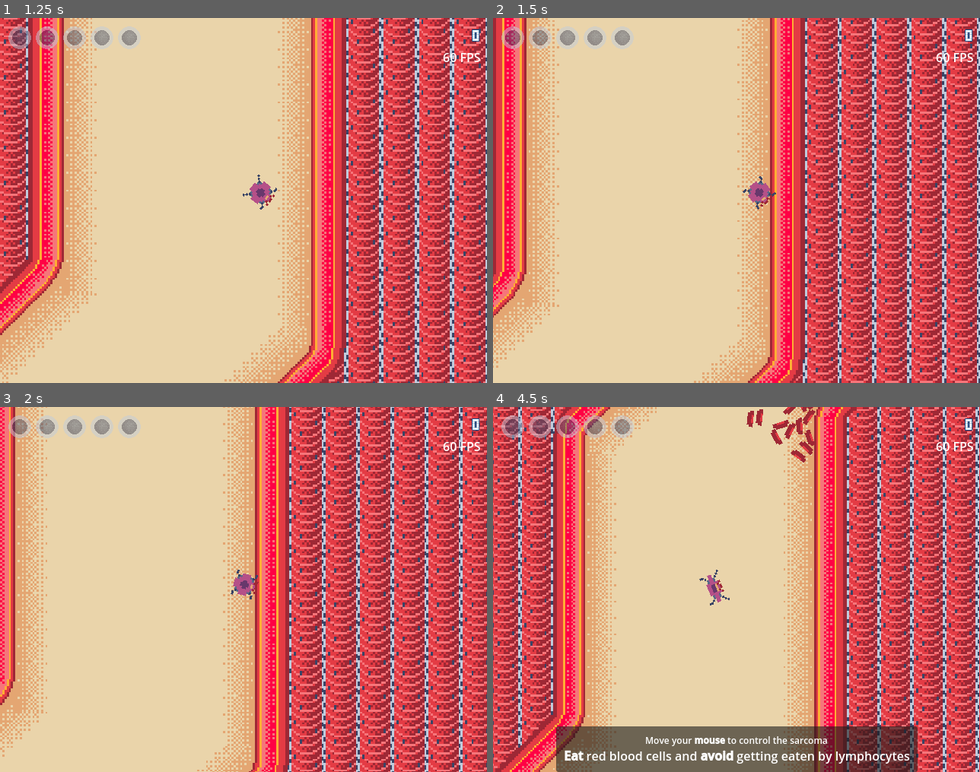
Above: before the commit, frames 1-4 (two rows, left to right).
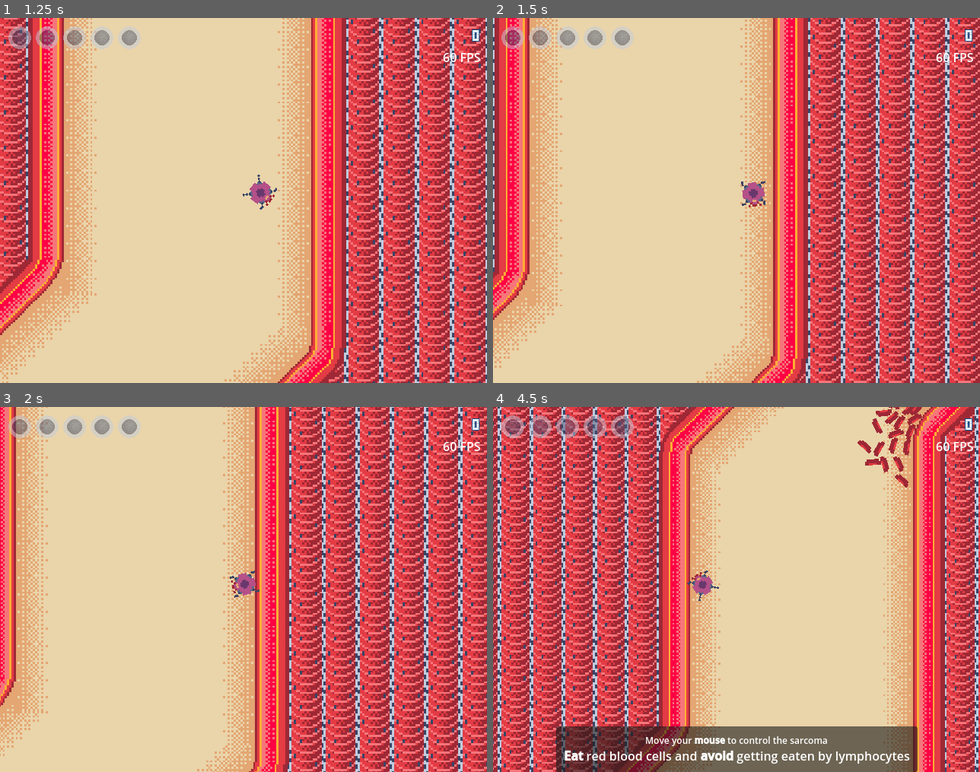
Above: after the commit, the same moments.

Repository: BertrandBordage/Bloody-Sarcoma
Game: Godot game, scene res://level_0.tscn
Same seed, same stepped clock (60 frames per second), same inputs: the game is played once before the commit and once after it. Sound files missing from this copy of the repository are replaced by a short silence.
Inputs (mouse positions are in pixels of both pictures, inside the frame that each line leads up to):
- Up to frame 1 (1.25 s): tap Enter at 0.5 s; move the mouse to (350, 182) at 0.52 s; hold Right (right) from 0.53 s (still down); tap Space (drop_cell) at 0.6 s; click (350, 182) at 0.67 s
- Up to frame 2 (1.5 s): release Right (right) at 1.25 s; drag from (639, 218) to (765, 200) at 1.27 s
- Up to frame 3 (2 s): no input
- Up to frame 4 (4.5 s): move the mouse to (785, 509) at 2.02 s; hold Right (right) 2.03-2.75 s; tap Space (drop_cell) at 2.1, 3.6 s; click (785, 509) at 2.17 s; drag from (712, 662) to (590, 534) at 2.77 s; move the mouse to (882, 644) at 3.52 s; hold Left (left) 3.53-4.25 s; click (882, 644) at 3.67 s; drag from (590, 534) to (663, 498) at 4.27 s

Frame 1 is identical in both runs. In frame 2, 36% of the frame differs, in the area x 0-100%, y 0-100%; in frame 3, 7.4%; in frame 4, 72%.

Commit message:
Improves switch between controllers and displayes the metastasize key.

Diff:
--- /dev/null
+++ b/MetastasizeButton.gd
@@ -0,0 +1,14 @@
+extends Button
+
+
+func update_text():
+    if PlayerData.use_gamepad:
+        text = "[%s] Metastasize" % (
+            "B" if PlayerData.is_nintendo_gamepad else "A"
+        )
+    else:
+        text = "[SPACE] Metastasize"
+
+
+func _ready():
+    PlayerData.input_changed.connect(update_text)
--- a/autoload/PlayerData.gd
+++ b/autoload/PlayerData.gd
@@ -2,12 +2,40 @@
 
 signal threat_level_raised(threat_level: int)
 signal threat_level_decreased(threat_level: int)
+signal input_changed
 
 const MAX_THREAT_LEVEL: float = 5.0
 var threat_level: float = 0.0
 var score: int = 0
 var cluster: Node2D
 var cooldown_timer: Timer
+var use_mouse: bool = true
+var use_gamepad: bool = false
+var is_nintendo_gamepad: bool = false
+var use_keyboard: bool = false
+
+
+func _input(event):
+    if event is InputEventJoypadMotion:
+        is_nintendo_gamepad = Input.get_joy_name(
+            event.device
+        ).to_lower().contains("nintendo")
+        if not use_gamepad:
+            use_mouse = false
+            use_gamepad = true
+            use_keyboard = false
+            input_changed.emit()
+    elif event is InputEventKey and not use_keyboard:
+        use_mouse = false
+        use_gamepad = false
+        use_keyboard = true
+        input_changed.emit()
+    elif event is InputEventMouseMotion and not use_mouse:
+        use_mouse = true
+        use_gamepad = false
+        use_keyboard = false
+        input_changed.emit()
+
 
 
 func raise_threat_level(amount: float):
--- a/playable_cell_cluster.gd
+++ b/playable_cell_cluster.gd
@@ -6,7 +6,6 @@
 const MAX_ZOOM = Vector2(3.0, 3.0)
 @onready var initial_zoom = %Camera2D.zoom
 @onready var smoothed_zoom: Vector2 = initial_zoom
-var use_mouse: bool = true
 
 
 func _ready():
@@ -38,10 +37,8 @@
 
 
 func _physics_process(_delta):
-    var direction: Vector2 = Input.get_vector("left", "right", "up", "down")
-    if use_mouse and direction != Vector2.ZERO:
-        use_mouse = false
-    if use_mouse:
+    var direction: Vector2
+    if PlayerData.use_mouse:
         var viewport: Viewport = get_viewport()
         var viewport_size: Vector2 = viewport.get_visible_rect().size
         direction = (
@@ -50,6 +47,8 @@
         # Multiply by 5 to make it possible to reach top speed
         # without going to the edge of the screen.
         direction = (direction * 5).limit_length(1.0)
+    else:
+        direction = Input.get_vector("left", "right", "up", "down")
 
     if direction != Vector2.ZERO:
         %CancerCellCluster.movement_force = ACCELERATION * direction
--- a/playable_cell_cluster.tscn
+++ b/playable_cell_cluster.tscn
@@ -10,6 +10,7 @@
 [ext_resource type="PackedScene" uid="uid://dawsk28a6rcs6" path="res://utils/fps.tscn" id="4_5xils"]
 [ext_resource type="Script" path="res://Score.gd" id="7_4hjp6"]
 [ext_resource type="FontFile" uid="uid://hnxgeipnqeuo" path="res://fonts/Micro5-Regular.ttf" id="7_rckg4"]
+[ext_resource type="Script" path="res://MetastasizeButton.gd" id="10_sccpc"]
 
 [sub_resource type="RectangleShape2D" id="RectangleShape2D_0i2i1"]
 size = Vector2(416, 368)
@@ -146,7 +147,8 @@
 [node name="MetastasizeButton" type="Button" parent="MetastasizeUI/PanelContainer/MarginContainer/VBoxContainer"]
 layout_mode = 2
 focus_mode = 0
-text = "Metastasize"
+text = "[SPACE]  Metastisize"
+script = ExtResource("10_sccpc")
 
 [node name="Label" type="Label" parent="MetastasizeUI/PanelContainer/MarginContainer/VBoxContainer"]
 layout_mode = 2
Not shown: 1 places in playable_cell_cluster.tscn that only renumber resources
